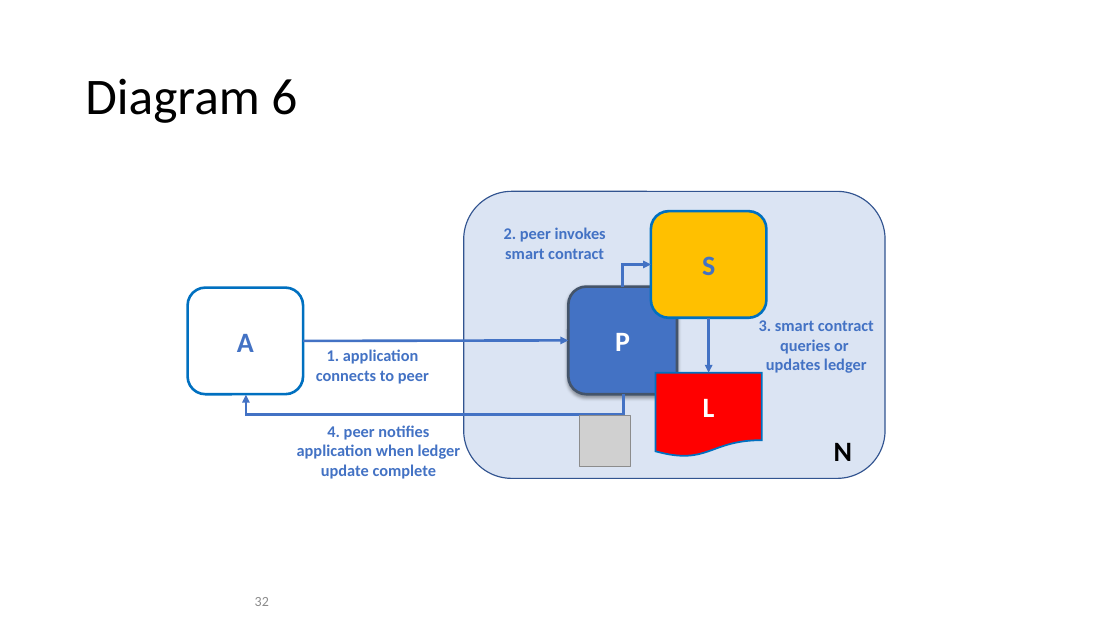
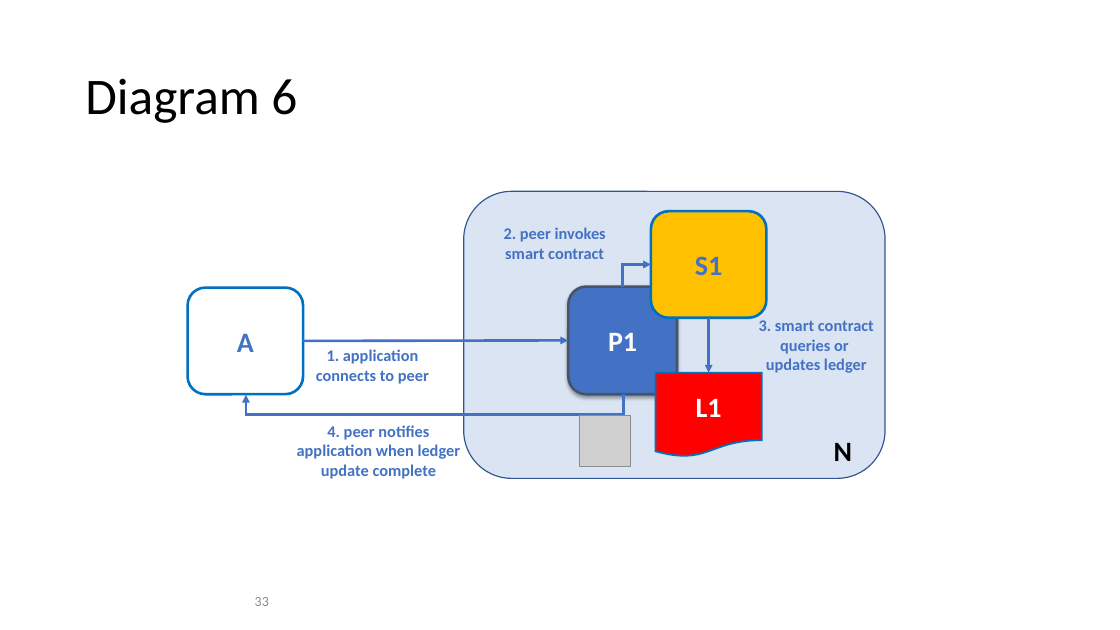
Before and after one commit to FabricTOC/FabricTOC, a slide deck: slide 33 of docs/OtherSourceMaterial/Diagrams.pptx (slide 32 before the commit). Drawn at 1120x630 pixels with LibreOffice and Linux fonts; fonts in the diff are those of the drawing; grey boxes stand for pictures. Boxes give left, top, right and bottom in pixels: in the first picture for what was removed or moved away, otherwise in the second. Text is boxed around its words. In the diff, an @@ line names an element or a change of style, - is before the commit and + after.

```diff
--- a/docs/OtherSourceMaterial/Diagrams.pptx
+++ b/docs/OtherSourceMaterial/Diagrams.pptx
@@ text in rounded rectangle at box(695, 256, 722, 275): text changed @@
-S
+S1
@@ text in rounded rectangle at box(608, 333, 637, 351): text changed @@
-P
+P1
@@ text in flow chart document at box(696, 398, 722, 417): text changed @@
-L
+L1
```
Also in this commit, not shown: 3 other slides changed, 2 slides added, 6 other files.
